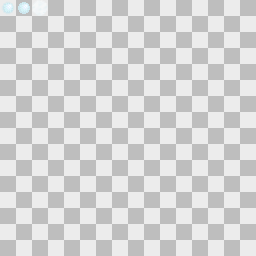
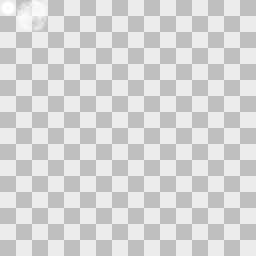
Two versions of the same layered image (256x256). Layer-by-layer changes:
painted on "snow" over [1,0,48,32]
